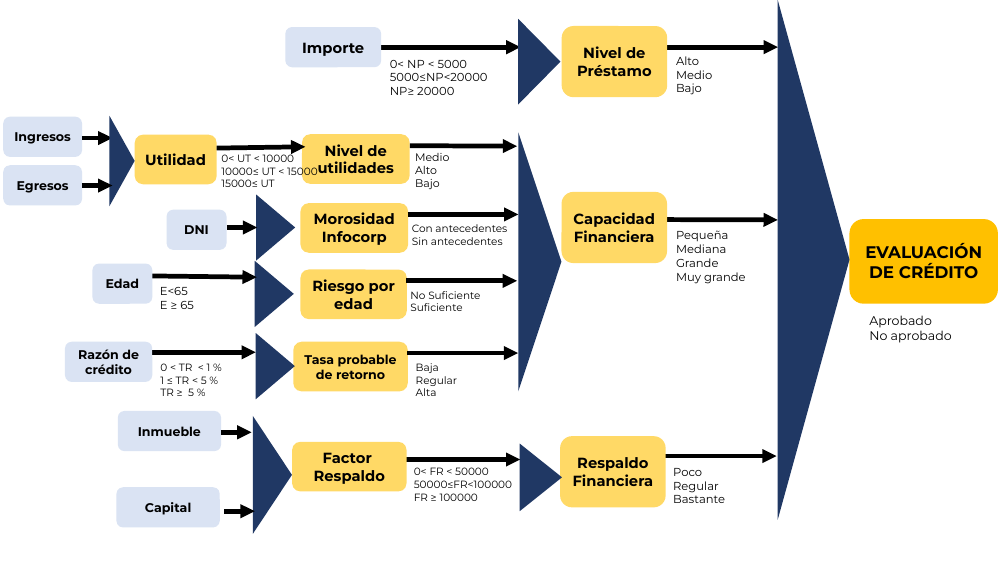
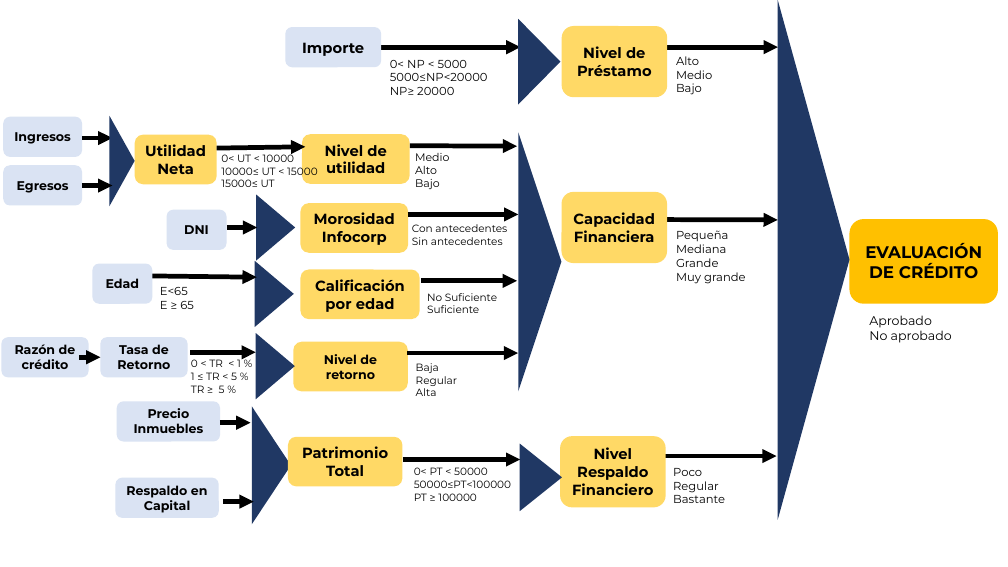
Before and after one commit to VigoTes/SistemaExpertoPrestamos, a slide deck: slide 1 of Documentacion/diagramas bcredito v4.pptx. Drawn at 1008x567 pixels with LibreOffice and Linux fonts; fonts in the diff are those of the drawing. Boxes give left, top, right and bottom in pixels: in the first picture for what was removed or moved away, otherwise in the second. Text is boxed around its words. In the diff, an @@ line names an element or a change of style, - is before the commit and + after.

Commit message:
Cambios en el motor, hice un replace brutal de riesgo no retorno por nivelRetorno pq asi estaba en latabla original

```diff
--- a/Documentacion/diagramas bcredito v4.pptx
+++ b/Documentacion/diagramas bcredito v4.pptx
@@ text in rounded rectangle at bbox=[145, 144, 206, 174]: text changed @@
-Utilidad
+Utilidad Neta
@@ text in rounded rectangle at bbox=[325, 144, 386, 173]: text changed @@
-Nivel de utilidades
+Nivel de utilidad
@@ rounded rectangle "Calificación por edad": place and size @@
-rounded rectangle "Calificación por edad" at bbox=[300, 270, 407, 320]
+rounded rectangle "Calificación por edad" at bbox=[300, 270, 420, 320]
@@ text in rounded rectangle at bbox=[315, 279, 405, 312]: text changed @@
-Riesgo por edad
+Calificación por edad
@@ text "No Suficiente": place and size @@
-text "No Suficiente" at bbox=[410, 291, 480, 311]
+text "No Suficiente" at bbox=[427, 293, 497, 313]
@@ arrow moved from (406, 281) - (517, 281) to (421, 281) - (517, 281) @@
@@ rounded rectangle "Razón de crédito": place and size @@
-rounded rectangle "Razón de crédito" at bbox=[65, 342, 152, 382]
+rounded rectangle "Razón de crédito" at bbox=[2, 337, 88, 377]
@@ arrow added from (79, 358) to (101, 358), #000000 4.5 pt @@
@@ rounded rectangle added at bbox=[101, 337, 188, 377], fill #DAE3F3, 12 pt, text #000000, bold @@
+Tasa de Retorno
@@ text "0 < TR < 1 ...": place and size @@
-text "0 < TR < 1 ..." at bbox=[160, 363, 211, 396]
+text "0 < TR < 1 ..." at bbox=[191, 359, 241, 393]
@@ arrow moved from (153, 352) - (256, 352) to (191, 352) - (256, 352) @@
@@ text in rounded rectangle at bbox=[324, 354, 377, 379]: text changed @@
-Tasa probable de retorno
+Nivel de retorno
@@ 2 arrows, 2 rounded rectangles, 1 triangle: place and size @@
-2 arrows, 2 rounded rectangles, 1 triangle at bbox=[116, 411, 292, 534]
+2 arrows, 2 rounded rectangles, 1 triangle at bbox=[116, 402, 291, 525]
@@ text in rounded rectangle at bbox=[134, 408, 204, 433]: text changed @@
-Inmueble
+Precio Inmuebles
@@ rounded rectangle added at bbox=[288, 437, 402, 487], fill #FFD966, 14 pt, text #000000, bold @@
+Patrimonio Total
@@ rounded rectangle removed at bbox=[292, 442, 406, 492] @@
-Factor
-Respaldo
@@ text in rounded rectangle at bbox=[572, 447, 654, 495]: text changed @@
-Respaldo Financiera
+Nivel Respaldo Financiero
@@ text at bbox=[414, 467, 511, 501]: text changed @@
-0< FR < 50000
-50000≤FR<100000
-FR ≥ 100000
+0< PT < 50000
+50000≤PT<100000
+PT ≥ 100000
@@ text in rounded rectangle at bbox=[126, 485, 208, 513]: text changed @@
-Capital
+Respaldo en Capital
```
Also in this commit, not shown: 1 other slide changed, 7 other files.
